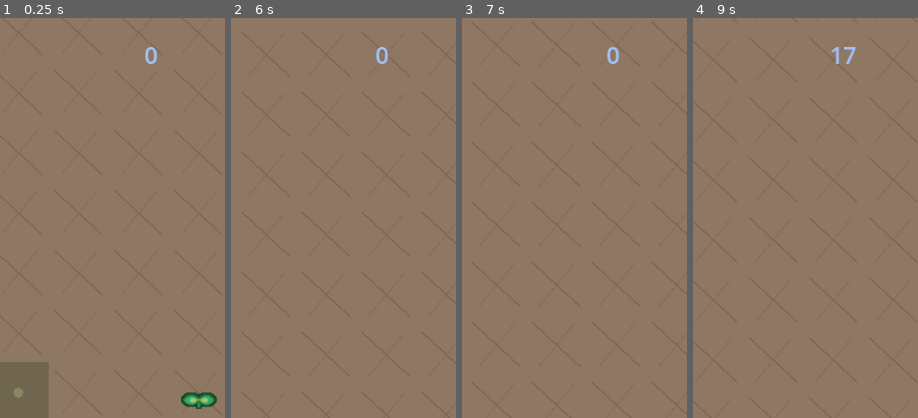
Above: before the commit, frames 1-4 (left to right).
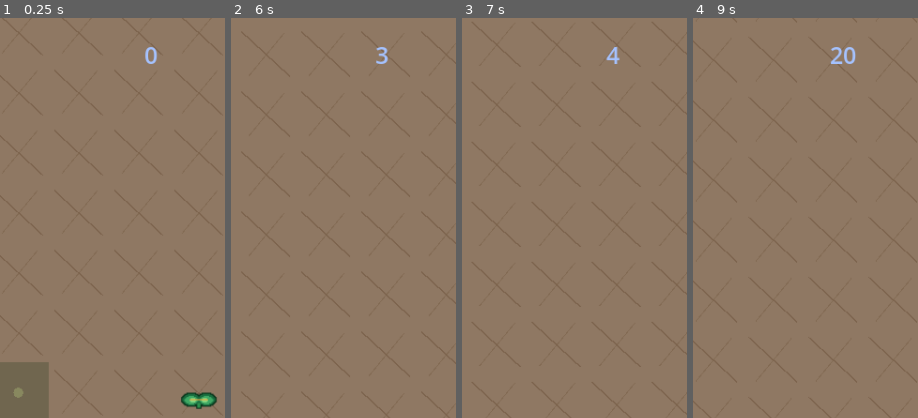
Above: after the commit, the same moments.

Repository: grassrootseconomics/mycofig
Game: Godot game, scene res://scenes/sociallevel.tscn
The game is run twice, just before and just after one commit, with the same random seed, the same clock (stepped at 60 frames per second) and the same inputs. This scene is started directly instead of the project's main scene.
Inputs (mouse positions are % of the whole screen's width and height, from its top left):
- Up to frame 1 (0.25 s): no input
- Up to frame 2 (6 s): tap Enter at 0.5 s; drag from (50, 93) to (74, 44) at 0.52 s; drag from (30, 55) to (45, 70) at 1.27 s; click "Pause" at 2 s; click "Start" at 2.75 s; move the mouse to (60, 28) at 3.52 s; hold Right (right) 3.53-4.25 s; tap A (cam_left) at 3.6 s; tap F at 3.8, 5.3 s; drag from (45, 70) to (20, 35) at 4.27 s; move the mouse to (80, 65) at 5.02 s; hold Left (left) 5.03-5.75 s; tap W (cam_up) at 5.1 s; drag from (20, 35) to (35, 25) at 5.77 s
- Up to frame 3 (7 s): move the mouse to (55, 50) at 6.52 s; hold Down (down) from 6.53 s (still down); tap R at 6.6 s; click (55, 50) at 6.67 s; tap F at 6.8 s
- Up to frame 4 (9 s): release Down (down) at 7.25 s; drag from (35, 25) to (30, 55) at 7.27 s; move the mouse to (72, 45) at 8.02 s; hold Up (up) 8.03-8.75 s; tap B at 8.1 s; tap F at 8.3 s; drag from (30, 55) to (45, 70) at 8.77 s
The pictures show only the part of the screen within x 50-100%, y 0-50%; the shares and areas given below are measured in that part.

Frame 1 is identical in both runs. In frame 2, 0.1% of the frame differs, in the area x 64-70%, y 7-12%; in frame 3, 0.2%; in frame 4, 0.3%, in the area x 60-73%, y 7-12%.

Commit message:
Add challenge-mode autofill toggle for farmers and enhance trade logic

Diff:
--- a/global/global.gd
+++ b/global/global.gd
@@ -43,6 +43,10 @@
 var trade_sender_burst := 2.0
 var trade_link_rate_per_sec := 4.0
 var trade_link_burst := 1.0
+var trade_sender_rate_per_sec_village := 14.0
+var trade_sender_burst_village := 4.0
+var trade_link_rate_per_sec_village := 10.0
+var trade_link_burst_village := 2.0
 var trade_sender_rate_per_sec_myco := 14.0
 var trade_sender_burst_myco := 4.0
 var trade_link_rate_per_sec_myco := 10.0
@@ -61,6 +65,7 @@
 var growth_time = 0.4
 var decay_time = 1110.6
 var action_time = 0.3
+var village_action_time := 0.2
 var evap_time = 1
 var mode = "challenge"
 var stage = 1
@@ -471,6 +476,20 @@
 			return 0.066667
 
 
+func get_village_action_time() -> float:
+	return maxf(village_action_time, 0.01)
+
+
+func get_agent_action_time(agent: Variant) -> float:
+	var default_action_time = maxf(action_time, 0.01)
+	if not is_instance_valid(agent):
+		return default_action_time
+	var agent_type = str(agent.get("type"))
+	if agent_type == "farmer" or agent_type == "vendor" or agent_type == "cook" or agent_type == "bank":
+		return get_village_action_time()
+	return default_action_time
+
+
 func get_trade_visual_link_packet_cap() -> int:
 	match get_effective_perf_tier():
 		1:
@@ -531,6 +550,25 @@
 	return true
 
 
+func _is_village_dispatch_actor(agent: Variant) -> bool:
+	if not is_instance_valid(agent):
+		return false
+	var agent_type = str(agent.get("type"))
+	if agent_type == "farmer" or agent_type == "vendor" or agent_type == "cook" or agent_type == "bank":
+		return true
+	if agent_type == "myco":
+		if bool(agent.get_meta("story_village_actor", false)):
+			var story_kind = str(agent.get_meta("story_kind", ""))
+			if story_kind.begins_with("basket"):
+				return true
+		var script_ref = agent.get_script()
+		if script_ref != null:
+			var script_path = str(script_ref.resource_path)
+			if script_path.ends_with("basket.gd"):
+				return true
+	return false
+
+
 func _get_trade_dispatch_profile(from_agent: Variant) -> Dictionary:
 	var sender_rate = trade_sender_rate_per_sec
 	var sender_burst = trade_sender_burst
@@ -544,6 +582,11 @@
 			sender_burst = trade_sender_burst_myco
 			link_rate = trade_link_rate_per_sec_myco
 			link_burst = trade_link_burst_myco
+		elif _is_village_dispatch_actor(from_agent):
+			sender_rate = trade_sender_rate_per_sec_village
+			sender_burst = trade_sender_burst_village
+			link_rate = trade_link_rate_per_sec_village
+			link_burst = trade_link_burst_village
 	return {
 		"sender_rate": sender_rate,
 		"sender_burst": sender_burst,
--- a/scenes/agent.gd
+++ b/scenes/agent.gd
@@ -1683,7 +1683,7 @@
 	$GrowthTimer.wait_time = Global.growth_time
 	$EvaporateTimer.wait_time = Global.evap_time
 	$DecayTimer.wait_time = Global.decay_time
-	$ActionTimer.wait_time = Global.action_time
+	$ActionTimer.wait_time = Global.get_agent_action_time(self)
 	bars = { #list of needed assets with need level
 		"N": $CanvasLayer/Nbar,
 		"P": $CanvasLayer/Pbar,
--- a/scenes/basket.gd
+++ b/scenes/basket.gd
@@ -1,4 +1,6 @@
 extends Agent
+
+const BASKET_MAX_SENDS_PER_LOGISTICS_TICK := 2
 
 var trade_queue = []
 func set_variables(a_dict) -> void:
@@ -18,7 +20,7 @@
 	#print("start radius: ", buddy_radius)
 	$Sprite2D.texture = sprite_texture
 	$GrowthTimer.wait_time = Global.growth_time
-	$ActionTimer.wait_time = Global.action_time
+	$ActionTimer.wait_time = Global.get_village_action_time()
 
 	$CanvasLayer/Nbar.visible = false
 	$CanvasLayer/Pbar.visible = false
@@ -83,6 +85,11 @@
 func logistics():
 	var new_trade_queue = []
 	for trade in trade_queue:
+		var queued_asset = str(trade.get("trade_asset", ""))
+		var queued_amount = int(trade.get("trade_amount", 0))
+		if bool(trade.get("bank_reserve_protected", false)) and not _bank_trade_has_return_surplus(queued_asset, queued_amount):
+			new_trade_queue.append(trade)
+			continue
 		if(assets[trade.trade_asset]>= trade.trade_amount):
 			if _emit_trade_with_budget(trade):
 				assets[trade.trade_asset]-=trade.trade_amount
@@ -151,16 +158,16 @@
 			if debug_mode:
 				print(" shuffle" )
 			var need_itter = 0
-			var sent_trade := false
+			var sent_count := 0
 			for child in trade_buddies: #children:
-				if sent_trade:
+				if sent_count >= BASKET_MAX_SENDS_PER_LOGISTICS_TICK:
 					break
 				if(is_instance_valid(child)):
 					if child.type == 'myco' and child.name != self.name:
 						if debug_mode:
 							print(" child found: ", child.name )
 						for excess in keys_e:
-							if sent_trade:
+							if sent_count >= BASKET_MAX_SENDS_PER_LOGISTICS_TICK:
 								break
 							if(child.assets.get(excess) != null):
 								if current_excess[excess] > 0 and assets[excess] > needs[excess] and child.assets[excess]<child.needs[excess]:
@@ -179,11 +186,12 @@
 									if _emit_trade_with_budget(path_dict):
 										assets[excess] -= 1#amt_needed
 										bars[excess].value = assets[excess]
-										logistics_ready = false
-										sent_trade = true
+										sent_count += 1
 									#break
 									#trade.emit(path_dict)
 									#send what is in excess.
+			if sent_count > 0:
+				logistics_ready = false
 
 
 func draw_selected_box():
@@ -280,6 +288,43 @@
 
 
 
+func _calculate_swap_return_amount(trade: Area2D) -> int:
+	var trade_asset = str(trade.asset)
+	var return_asset = str(trade.return_asset)
+	var trade_value = float(Global.values.get(trade_asset, 1))
+	var return_value = float(Global.values.get(return_asset, 1))
+	if return_value <= 0.0:
+		return 0
+	var return_amount = float(trade.return_amt) * trade_value / return_value
+	if return_amount < 0.5:
+		return 0
+	if return_amount < 1.0:
+		return 1
+	return int(return_amount)
+
+
+func _bank_trade_has_return_surplus(return_asset: String, return_amount: int) -> bool:
+	if return_asset == "" or return_amount <= 0:
+		return true
+	if assets.get(return_asset) == null or needs.get(return_asset) == null:
+		return false
+	return float(assets[return_asset]) - float(needs[return_asset]) >= float(return_amount)
+
+
+func _is_bank_reserve_protected_swap(trade: Area2D, return_amount: int) -> bool:
+	if str(trade.type) != "swap":
+		return false
+	if return_amount <= 0:
+		return false
+	if str(trade.asset) != "R":
+		return false
+	if not is_instance_valid(trade.start_agent):
+		return false
+	if str(trade.start_agent.get("type")) != "bank":
+		return false
+	return true
+
+
 func _on_area_entered(trade: Area2D) -> void:
 	if trade.end_agent == self:
 		#print("myself", body_entered)
@@ -287,21 +332,20 @@
 		#trade.start_agent.assets[trade.asset]-=trade.amount
 
 		if assets.get(trade.asset) != null:
+			var return_amount := 0
+			var bank_reserve_protected := false
+			if trade.type == "swap" and assets.get(trade.return_asset) != null:
+				return_amount = _calculate_swap_return_amount(trade)
+				bank_reserve_protected = _is_bank_reserve_protected_swap(trade, return_amount)
+				if bank_reserve_protected and not _bank_trade_has_return_surplus(str(trade.return_asset), return_amount):
+					trade.call_deferred("queue_free")
+					return
 			if(assets[trade.asset] < (needs[trade.asset]*2)):
 				assets[trade.asset]+=trade.amount
 				bars[trade.asset].value = assets[trade.asset]
 
 			if trade.type == "swap":
 				if(assets.get(trade.return_asset) != null):
-					var return_amount = trade.return_amt*Global.values[trade.asset]/Global.values[trade.return_asset]
-					if return_amount < 0.5:
-						#print("return amount:", return_amount, trade)
-						return_amount = 0
-					else:
-						if return_amount < 1:
-							return_amount = 1
-						else:
-							return_amount = int(return_amount)
 					if return_amount > 0:
 						var liquidity_origin_value = trade.get("liquidity_cycle_origin_id")
 						var liquidity_origin_id := 0
@@ -317,9 +361,12 @@
 							"return_res": null,
 							"return_amt": null,
 							"liquidity_cycle_trade": bool(trade.get("liquidity_cycle_trade")),
-							"liquidity_cycle_origin_id": liquidity_origin_id
+							"liquidity_cycle_origin_id": liquidity_origin_id,
+							"bank_reserve_protected": bank_reserve_protected
 						}
-						if(assets[trade.return_asset]>= return_amount):
+						if bank_reserve_protected and not _bank_trade_has_return_surplus(str(trade.return_asset), return_amount):
+							trade_queue.append(path_dict)
+						elif(assets[trade.return_asset]>= return_amount):
 							if _emit_trade_with_budget(path_dict):
 								assets[trade.return_asset]-=return_amount
 								bars[trade.return_asset].value = assets[trade.return_asset]
--- a/scenes/level.gd
+++ b/scenes/level.gd
@@ -41,6 +41,7 @@
 const STORY_PHASE3_MYCO_NEAR_VILLAGER_MAX_RADIUS := 7
 const STORY_PHASE4_FARMER_HARVEST_RADIUS := 8
 const STORY_FARMER_LOW_N_REHARVEST_THRESHOLD := 1.0
+const CHALLENGE_FARMER_N_AUTOFILL_INTERVAL := 0.20
 const BIRD_FORWARD_TARGET_MIN_X_DELTA := 8.0
 const BASKET_NEAR_PERSON_MAX_TILES := 4
 const STORY_VILLAGE_PERMANENT_REVEAL_BUFFER := 4
@@ -154,6 +155,8 @@
 var _dynamic_predator_stagger_timer := 0.0
 var _dynamic_predator_blocked_type := ""
 var _bank_hotkey_enabled := true
+var _challenge_farmer_n_autofill_enabled := false
+var _challenge_farmer_n_autofill_accum := 0.0
 @onready var _bird_sound_player: AudioStreamPlayer2D = get_node_or_null("BirdSound")
 @onready var _bird_long_player: AudioStreamPlayer = get_node_or_null("BirdLong")
 @onready var _car_sound_player: AudioStreamPlayer2D = get_node_or_null("CarSound")
@@ -1044,6 +1047,40 @@
 		n_bar.value = n_cap
 
 
+func _is_challenge_farmer_n_autofill_allowed() -> bool:
+	return _is_challenge_dual_village_runtime() and _story_village_revealed
+
+
+func _refill_challenge_farmers_n() -> int:
+	if not _is_challenge_farmer_n_autofill_allowed():
+		return 0
+	var refill_count := 0
+	for agent in $Agents.get_children():
+		if not is_instance_valid(agent):
+			continue
+		if bool(agent.get("dead")):
+			continue
+		if not _is_story_villager(agent):
+			continue
+		if str(agent.get("type")) != "farmer":
+			continue
+		_refill_story_farmer_n_resource(agent)
+		refill_count += 1
+	return refill_count
+
+
+func _update_challenge_farmer_n_autofill(delta: float) -> void:
+	if not _challenge_farmer_n_autofill_enabled:
+		return
+	if not _is_challenge_farmer_n_autofill_allowed():
+		return
+	_challenge_farmer_n_autofill_accum += maxf(delta, 0.0)
+	if _challenge_farmer_n_autofill_accum < CHALLENGE_FARMER_N_AUTOFILL_INTERVAL:
+		return
+	_challenge_farmer_n_autofill_accum = 0.0
+	_refill_challenge_farmers_n()
+
+
 func _story_farmer_is_low_n(target_farmer: Node) -> bool:
 	if not is_instance_valid(target_farmer):
 		return false
@@ -1130,6 +1167,8 @@
 
 func story_farmer_auto_harvest_is_enabled(farmer: Node) -> bool:
 	if not _is_parallel_village_runtime() or not _story_village_revealed:
+		return false
+	if _is_challenge_dual_village_runtime() and _challenge_farmer_n_autofill_enabled:
 		return false
 	if _is_story_mode() and (_story_phase_id < 4 or _story_phase_id > 6):
 		return false
@@ -1943,6 +1982,18 @@
 	print("Bank trading hotkey state: ", "ON" if _bank_hotkey_enabled else "OFF")
 
 
+func toggle_challenge_farmer_n_autofill() -> void:
+	if not _is_challenge_dual_village_runtime():
+		print("Challenge farmer N autofill is only available in challenge mode.")
+		return
+	_challenge_farmer_n_autofill_enabled = not _challenge_farmer_n_autofill_enabled
+	_challenge_farmer_n_autofill_accum = CHALLENGE_FARMER_N_AUTOFILL_INTERVAL
+	var refill_count := 0
+	if _challenge_farmer_n_autofill_enabled:
+		refill_count = _refill_challenge_farmers_n()
+	print("Challenge farmer N autofill hotkey state: ", "ON" if _challenge_farmer_n_autofill_enabled else "OFF", " farmers: ", refill_count)
+
+
 func _input(event):
 	if _is_keyboard_escape_input(event):
 		if $UI.has_method("show_back_to_menu_confirm"):
@@ -1957,6 +2008,7 @@
 
 func _process(_delta: float) -> void:
 	_update_tree_ambient_audio(_delta)
+	_update_challenge_farmer_n_autofill(_delta)
 	if not Global.is_mobile_platform:
 		LevelHelpersRef.update_agent_hover_focus(self, $Agents)
 	_update_dynamic_predator_pressure(_delta)
@@ -2892,7 +2944,7 @@
 	if normalized_asset != "":
 		basket.assets = {
 			normalized_asset: 5,
-			"R": 0
+			"R": 5
 		}
 		basket.needs = {
 			normalized_asset: 10,
--- a/scenes/level_helpers.gd
+++ b/scenes/level_helpers.gd
@@ -8,6 +8,7 @@
 const HOTKEY_TOGGLE_BABY := [KEY_M]
 const HOTKEY_TOGGLE_REPOSITION := [KEY_G]
 const HOTKEY_TOGGLE_BANK := [KEY_J]
+const HOTKEY_TOGGLE_FARMER_N_AUTOFILL := [KEY_F]
 const HOTKEY_CYCLE_ACTIVE := [KEY_TAB]
 const HOTKEY_CONNECTORS_2 := [KEY_2]
 const HOTKEY_CONNECTORS_3 := [KEY_3]
@@ -260,6 +261,11 @@
 			owner.toggle_bank_hotkey()
 		return true
 
+	if _is_pressed_key(event, HOTKEY_TOGGLE_FARMER_N_AUTOFILL):
+		if is_instance_valid(owner) and owner.has_method("toggle_challenge_farmer_n_autofill"):
+			owner.toggle_challenge_farmer_n_autofill()
+			return true
+
 	if include_connector_keys:
 		if _is_pressed_key(event, HOTKEY_CONNECTORS_2):
 			Global.num_connectors = 2
--- a/scenes/socialagent.gd
+++ b/scenes/socialagent.gd
@@ -404,7 +404,7 @@
 	return maxf(need_r, float(_get_villager_r_buffer_target()))
 
 
-func _can_bank_offer_r_to_target(target: Node, offered_res: String) -> bool:
+func _can_bank_offer_r_to_target(target: Node, offered_res: String, requested_res: String = "") -> bool:
 	if str(type) != "bank" or offered_res != "R":
 		return true
 	if not is_instance_valid(target):
@@ -412,7 +412,13 @@
 	if target.assets.get("R") == null or target.needs.get("R") == null:
 		return true
 	# Basket/target max is needs["R"] * 2, so half capacity is needs["R"].
-	return float(target.assets["R"]) < float(target.needs["R"])
+	if float(target.assets["R"]) >= float(target.needs["R"]):
+		return false
+	if requested_res == "":
+		return true
+	if target.assets.get(requested_res) == null or target.needs.get(requested_res) == null:
+		return false
+	return float(target.assets[requested_res]) - float(target.needs[requested_res]) >= 1.0
 
 
 func _try_send_liquidity_swap(offered_res: String, requested_res: String, debug_mode: bool = false) -> bool:
@@ -595,7 +601,7 @@
 										if child.assets.get(excess) != null and child.assets.get(need) != null:
 											if debug_mode:
 												print( " ... myco assets: " , child.assets)
-											if(child.assets[excess] < child.needs[excess] *2 and _can_bank_offer_r_to_target(child, excess)):
+											if(child.assets[excess] < child.needs[excess] *2 and _can_bank_offer_r_to_target(child, excess, need)):
 												var path_dict = {
 													"from_agent": self,
 													"to_agent": child,
--- a/scenes/sociallevel.gd
+++ b/scenes/sociallevel.gd
@@ -816,8 +816,8 @@
 
 	var basket = basket_scene.instantiate()
 	basket.assets = {
-	asset_key: 5,
-	"R": 0
+		asset_key: 5,
+		"R": 5
 	}
 	basket.needs = {
 	asset_key: 10,
Not shown, changed: README.md
